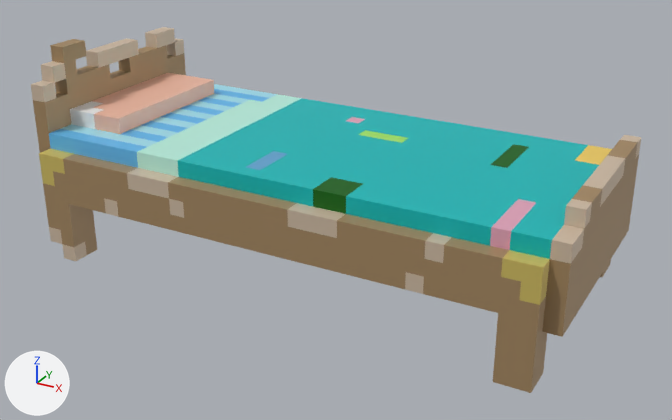
Before and after pictures for a commit that changed the glTF model Assets/Chaps/All/Bed00/Bed00.gltf.
The view is the same before and after, from a 50 mm camera at (43.2, -38.7, 26.9) aimed at (18.0, 7.3, 4.0). Arrows for +X, +Y and +Z are at lower left; the lights stay in place. The first picture is the older version. Where no turn or scale is listed for an object, it has been applied to the vertices. Vertices at exactly the same position are counted once.
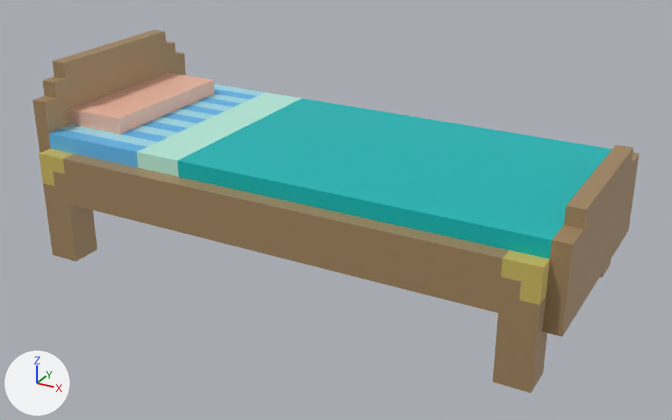
Commit message: * Added new bed * generalized the bed00

Where the change shows, as pixel boxes [x1, y1, x2, y2] in the pictures (672 x 420 px; the box of a moved part takes in the faces that stretch with it):
'Mesh_3', reshaped: before [31, 27, 250, 261]; after [33, 30, 250, 261]
'Mesh_5', reshaped: before [512, 135, 641, 393]; after [512, 145, 639, 393]
part 1 of me_mesh_0, recoloured (white to beige): [70, 101, 103, 129] in both
part 2 of me_mesh_0, recoloured (blue to cyan): [246, 151, 287, 170] in both
part 3 of me_mesh_0, recoloured: [259, 92, 276, 98] in both
part 4 of me_mesh_0, recoloured: [250, 96, 269, 102] in both
part 5 of me_mesh_1, recoloured: [313, 144, 529, 214] in both
part 6 of me_mesh_1, recoloured: [346, 117, 536, 250] in both
part 7 of me_mesh_1, recoloured (yellow to cyan): [575, 145, 604, 164] in both
part 8 of me_mesh_1, recoloured (green to cyan): [358, 130, 408, 143] in both
part 9 of me_mesh_3, moved or reshaped (not visible before): after [51, 241, 64, 258]
part 10 of me_mesh_3, reshaped: before [31, 27, 184, 102]; after [34, 33, 183, 102]
part 11 of me_mesh_3, recoloured: [49, 30, 184, 261] in both
part 12 of me_mesh_4, recoloured: [287, 203, 452, 294] in both
part 13 of me_mesh_5, cut back: before [616, 135, 641, 163]; after [632, 153, 639, 163]
part 14 of me_mesh_5, recoloured (beige to brown): [550, 155, 625, 264] in both

Edits to the bpy script that builds the scene:
```text
Change me_mesh_0:
    where me_mesh_0.from_pydata(...)  # 508 vertices, 984 faces; spans x 1.0..16.0, y 1.0..15.0, z 7.0..9.0
    used by ob_mesh_0; location = (0.0, 0.0, 0.0)
    me_mesh_0 part 1: 14 faces centred in x 1.0..2.7, y 3.0..4.7, z 8.3..9.0 are repainted in the vertex colours; the middle colour goes from white #f7f7f7 to beige #f7c1aa
    me_mesh_0 part 2: 12 faces centred in x 15.3..15.7, y 2.3..4.7, z 7.0..8.0 are repainted in the vertex colours; the middle colour goes from blue #66aad5 to cyan #00c1c1
    me_mesh_0 part 3: 6 faces centred in x 8.3..8.7, y 14.3..15.0, z 7.0..8.0 are repainted in the vertex colours; the middle colour goes from cyan #aae7f7 to green #c1f7e7
    me_mesh_0 part 4: 4 faces centred in x 8.3..8.7, y 13.3..13.7, z 7.0..8.0 are repainted in the vertex colours; the middle colour goes from blue #66c1f7 to green #c1f7e7
Change me_mesh_1:
    where me_mesh_1.from_pydata(...)  # 510 vertices, 960 faces; spans x 0.0..16.0, y 1.0..15.0, z 7.0..8.0
    used by ob_mesh_1; location = (16.0, 0.0, 0.0)
    me_mesh_1 part 5: 36 faces centred in x 4.3..11.7, y 1.0..12.7, z 7.0..8.0 are repainted in the vertex colours; the middle colour goes from dark green #006600 to cyan #00c1c1
    me_mesh_1 part 6: 22 faces centred in x 0.3..14.7, y 1.0..12.7, z 7.0..8.0 are repainted in the vertex colours; the middle colour goes from pink #e7aac1 to cyan #00c1c1
    me_mesh_1 part 7: 14 faces centred in x 15.3..15.7, y 12.3..15.0, z 7.0..8.0 are repainted in the vertex colours; the middle colour goes from yellow #f7d566 to cyan #00c1c1
    me_mesh_1 part 8: 12 faces centred in x 2.3..4.7, y 10.3..10.7, z 7.0..8.0 are repainted in the vertex colours; the middle colour goes from green #aae766 to cyan #00c1c1
Change me_mesh_3:
    used by ob_mesh_3; location = (0.0, 0.0, 0.0)
    verts and faces of me_mesh_3; kept vertices keep their numbers, new ones are numbered from 998
    before: 7 (2.0, 1.0, 1.0)
    remove me_mesh_3.from_pydata(...)  # 998 vertices, 1964 faces; spans x 0.0..16.0, y 0.0..16.0, z 0.0..13.0
    add me_mesh_3.from_pydata(...)  # 986 vertices, 1928 faces; spans x 0.0..16.0, y 0.0..16.0, z 0.0..12.0
    me_mesh_3 part 9
    add verts[7] = (1.0, 0.0, 0.0)  # moved, pixel (52, 254)
    me_mesh_3 part 10
    14 vertices are removed from x 0.0..1.0, y 1.0..15.0, z 11.0..13.0
    94 faces are deleted
    2 vertices are added at (1.0, 11.0, 12.0), (0.0, 11.0, 12.0)
    58 new faces join them
    me_mesh_3 part 11: 102 kept faces spanning x 0.0..16.0, y 0.0..16.0, z 0.0..12.0 get new vertex colours; the middle colour goes from beige #d5c1aa to brown #aa8d66
Change me_mesh_4:
    where me_mesh_4.from_pydata(...)  # 754 vertices, 1408 faces; spans x 0.0..16.0, y 0.0..16.0, z 0.0..7.0
    used by ob_mesh_4; location = (16.0, 0.0, 0.0)
    me_mesh_4 part 12: 52 faces centred in x 0.3..12.7, y 0.0..16.0, z 4.0..7.0 are repainted in the vertex colours; the middle colour goes from beige #d5c1aa to brown #aa8d66
Change me_mesh_5:
    used by ob_mesh_5; location = (32.0, 0.0, 0.0)
    remove me_mesh_5.from_pydata(...)  # 292 vertices, 524 faces; spans x 0.0..2.0, y 0.0..16.0, z 0.0..9.0
    add me_mesh_5.from_pydata(...)  # 288 vertices, 516 faces; spans x 0.0..2.0, y 0.0..16.0, z 0.0..9.0
    me_mesh_5 part 13
    4 vertices are removed from x 1.0..2.0, y 14.0..15.0, z 9.0
    14 faces are deleted
    6 new faces join them
    me_mesh_5 part 14: 52 kept faces spanning x 1.0..2.0, y 1.0..11.0, z 7.0..9.0 get new vertex colours; the middle colour goes from beige #d5c1aa to brown #aa8d66
```
